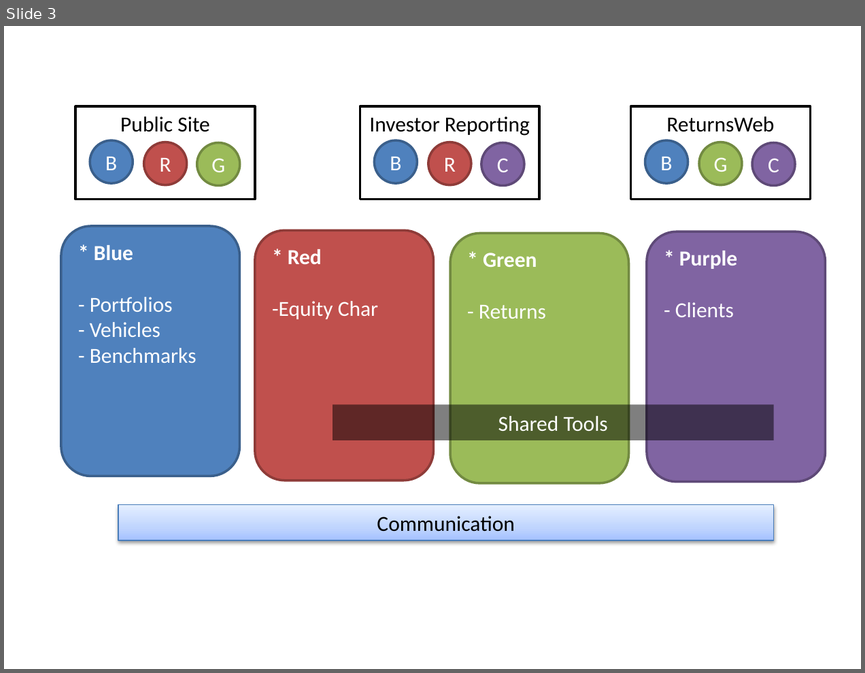
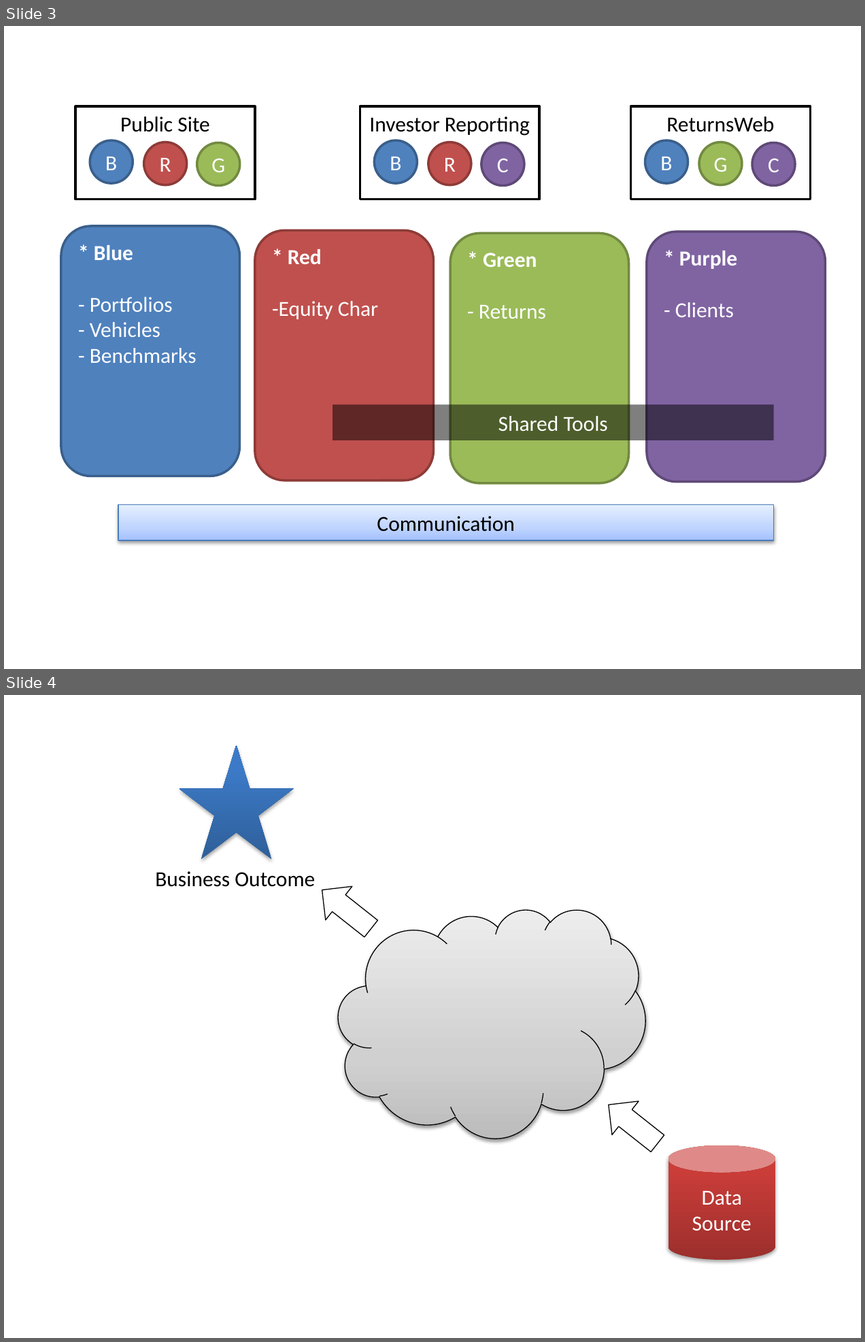
Before and after one commit to linus123/linus123.github.io, a slide deck: src/ServiceOrientedArchitecture/SOA.pptx. Shown one above the other, each under a label of ours: slide 3 before the commit, slides 3 and 4 after it. The pictures are 865x673 and 865x1342 pixels, drawn with LibreOffice and Linux fonts; fonts in the diff are those of the drawing. Boxes give left, top, right and bottom in pixels: in the first picture for what was removed or moved away, otherwise in the second. Text is boxed around its words. In the diff, an @@ line names an element or a change of style, - is before the commit and + after.

```diff
--- a/src/ServiceOrientedArchitecture/SOA.pptx
+++ b/src/ServiceOrientedArchitecture/SOA.pptx
@@ slide 4 added at bbox=[4, 695, 861, 1338], background #FFFFFF @@
@@ star added at bbox=[179, 745, 293, 859], fill gradient #2F5F99 to #3D7CC7 to #3A7CCB @@
@@ text added at bbox=[155, 871, 315, 887], 18 pt, text #000000 @@
+Business Outcome
@@ down arrow added at bbox=[309, 873, 385, 946], outline #000000 0.75 pt @@
@@ cloud added at bbox=[338, 909, 645, 1138], fill gradient #BDBDBD to #D1D1D1 to #EEEEEE, outline #000000 0.75 pt @@
@@ down arrow added at bbox=[595, 1087, 670, 1160], outline #000000 0.75 pt @@
@@ cylinder added at bbox=[668, 1145, 775, 1259], fill gradient #9C2F2D to #CB3E3A to #CE3B37, 18 pt, text #FFFFFF @@
+Data Source
```
Also in this commit, not shown: 5 other files.
